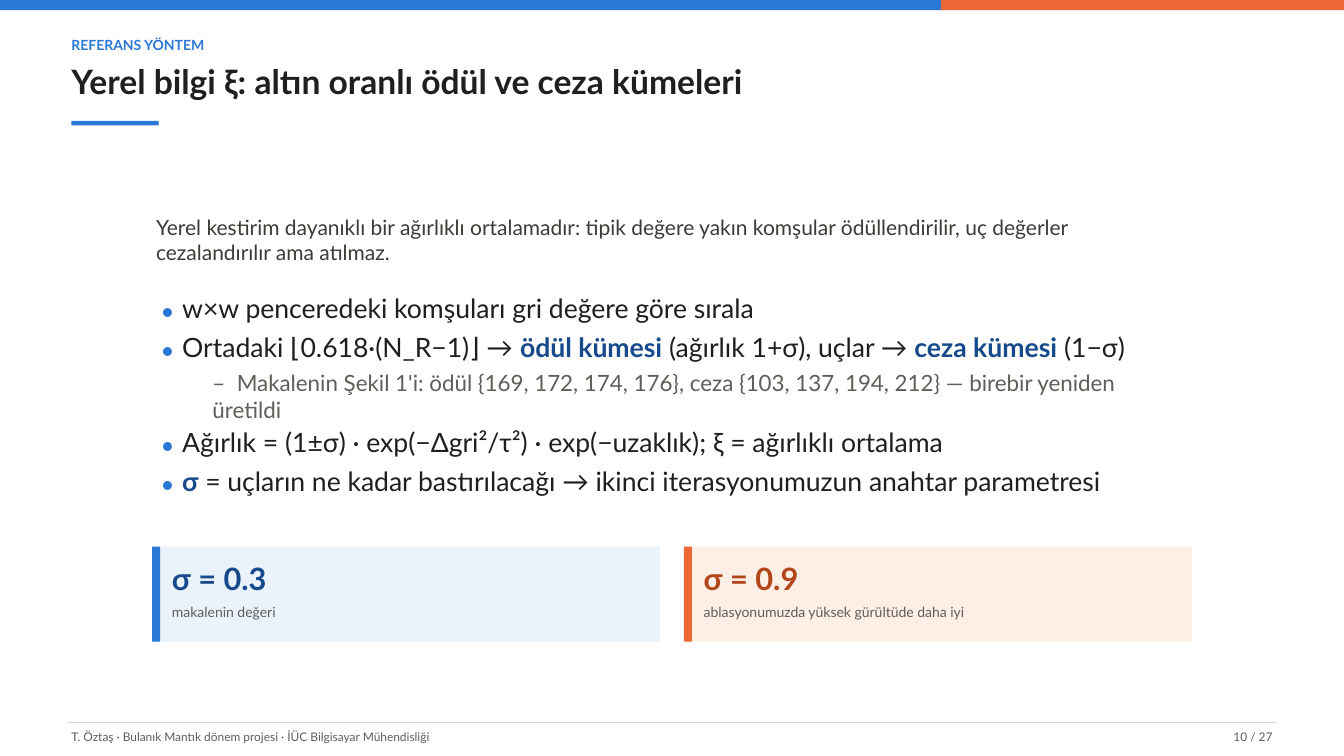
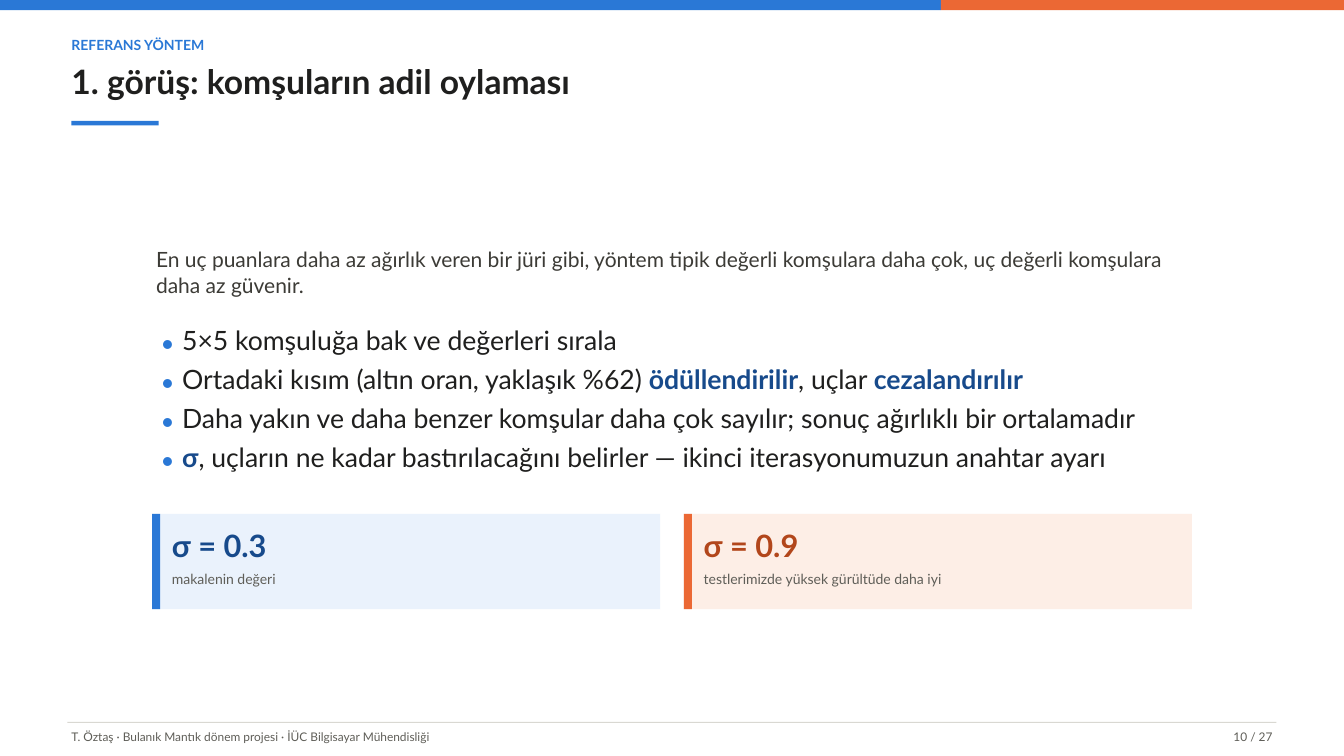
Before and after one commit to tarikoztas/fuzzy-logic-project, a slide deck: slide 10 of presentation/presentation_tr.pptx. Drawn at 1344x756 pixels with LibreOffice and Linux fonts; fonts in the diff are those of the drawing. Boxes give left, top, right and bottom in pixels: in the first picture for what was removed or moved away, otherwise in the second. Text is boxed around its words. In the diff, an @@ line names an element or a change of style, - is before the commit and + after.

```diff
--- a/presentation/presentation_tr.pptx
+++ b/presentation/presentation_tr.pptx
@@ text at <box>71,69,570,100</box>: text changed @@
-Yerel bilgi ξ: altın oranlı ödül ve ceza kümeleri
+1. görüş: komşuların adil oylaması
@@ text at <box>156,251,1161,297</box>: text changed @@
-Yerel kestirim dayanıklı bir ağırlıklı ortalamadır: tipik değere yakın komşular ödüllendirilir, uç değerler cezalandırılır ama atılmaz.
+En uç puanlara daha az ağırlık veren bir jüri gibi, yöntem tipik değerli komşulara daha çok, uç değerli komşulara daha az güvenir.
@@ text at <box>182,330,1135,472</box>: text changed @@
-● w×w penceredeki komşuları gri değere göre sırala
-● Ortadaki ⌊0.618·(N_R−1)⌋ → ödül kümesi (ağırlık 1+σ), uçlar → ceza kümesi (1−σ)
-  – Makalenin Şekil 1'i: ödül {169, 172, 174, 176}, ceza {103, 137, 194, 212} — birebir yeniden üretildi
-● Ağırlık = (1±σ) · exp(−Δgri²/τ²) · exp(−uzaklık); ξ = ağırlıklı ortalama
-● σ = uçların ne kadar bastırılacağı → ikinci iterasyonumuzun anahtar parametresi
+● 5×5 komşuluğa bak ve değerleri sırala
+● Ortadaki kısım (altın oran, yaklaşık %62) ödüllendirilir, uçlar cezalandırılır
+● Daha yakın ve daha benzer komşular daha çok sayılır; sonuç ağırlıklı bir ortalamadır
+● σ, uçların ne kadar bastırılacağını belirler — ikinci iterasyonumuzun anahtar ayarı
@@ text "σ = 0.3": place and size @@
-text "σ = 0.3" at <box>172,567,267,591</box>
+text "σ = 0.3" at <box>172,534,267,558</box>
@@ 4 rectangles, 1 text: place and size @@
-4 rectangles, 1 text at <box>152,546,1192,641</box>
+4 rectangles, 1 text at <box>152,514,1192,609</box>
@@ text "σ = 0.9": place and size @@
-text "σ = 0.9" at <box>704,567,798,591</box>
+text "σ = 0.9" at <box>704,534,798,558</box>
@@ text at <box>704,573,941,587</box>: text changed @@
-ablasyonumuzda yüksek gürültüde daha iyi
+testlerimizde yüksek gürültüde daha iyi
```
Also in this commit, not shown: 20 other slides changed, 1 slide added, 1 slide removed, 13 other files.
